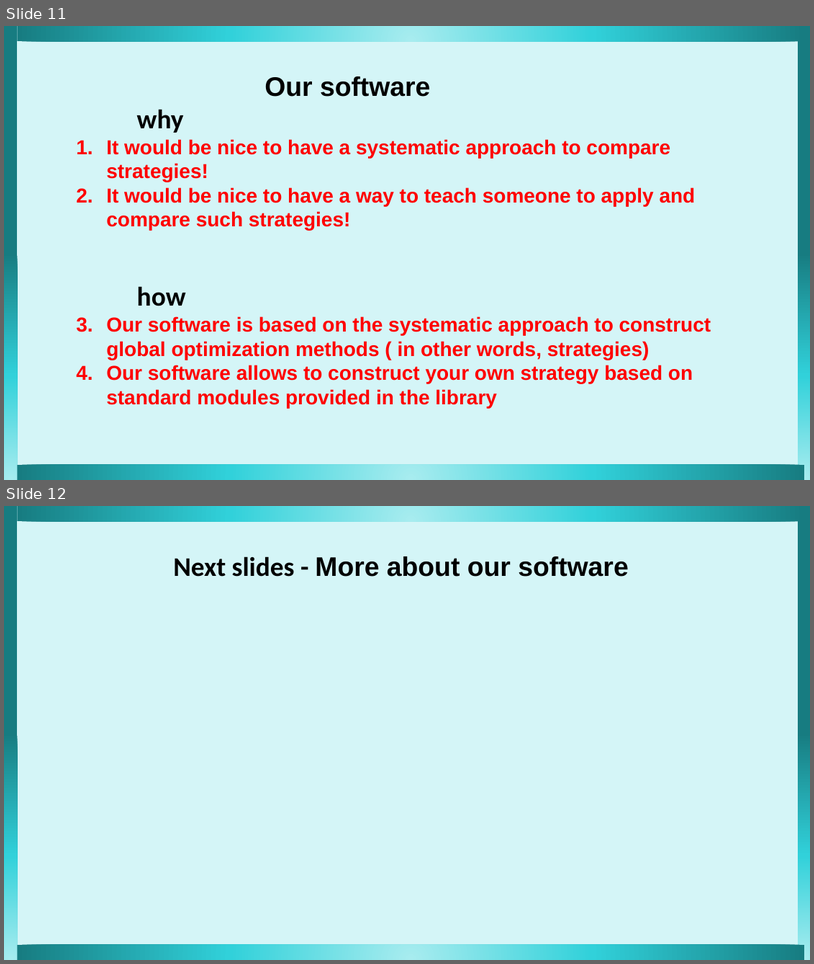
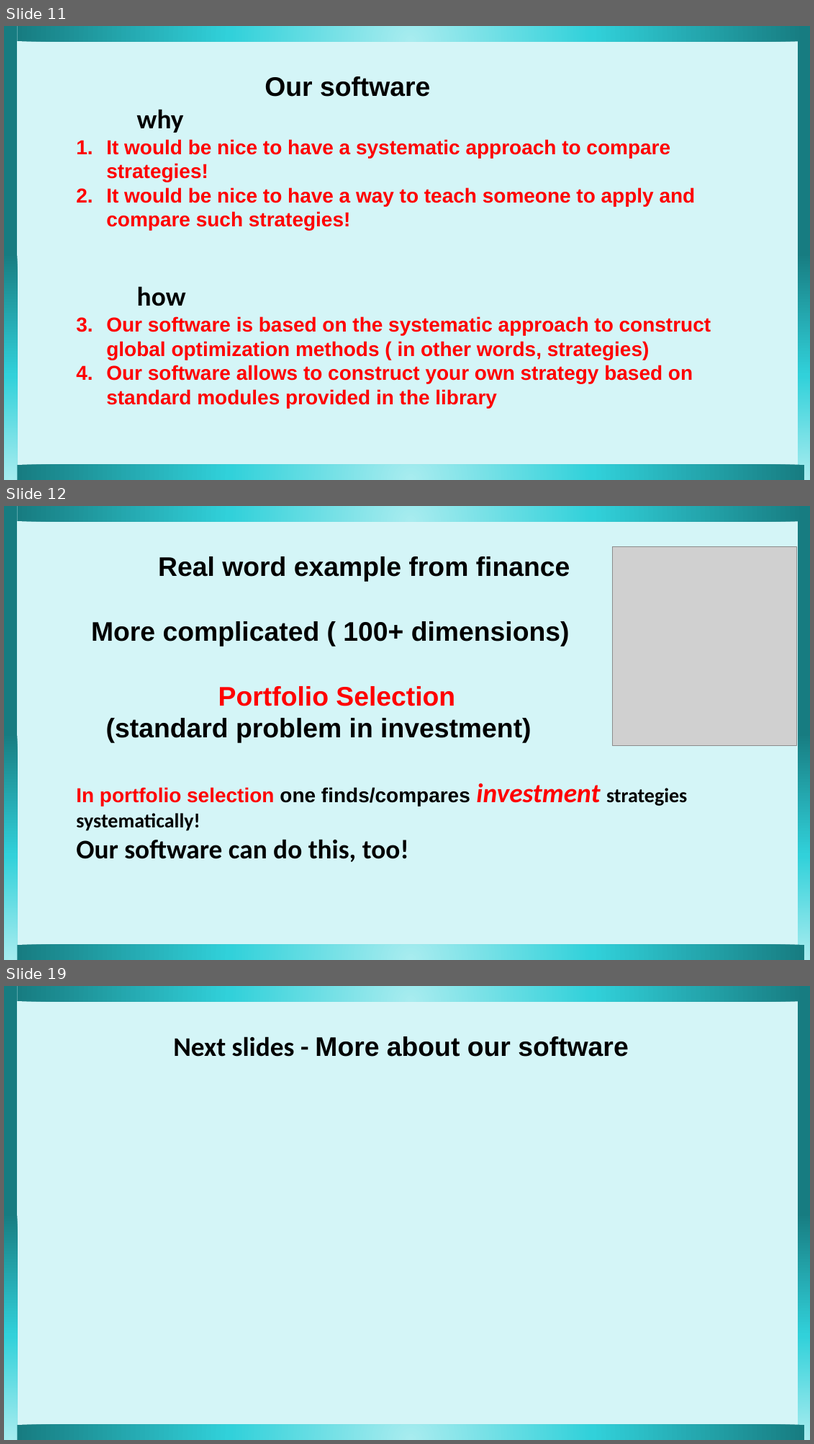
Before and after one commit to nadiakap/MinPy_edu, a slide deck: 2022-Scipy_presentation.pptx. Shown one above the other, each under a label of ours: slides 11 and 12 before the commit, slides 11, 12 and 19 after it; the slides between them are not shown. The pictures are 814x964 and 814x1444 pixels, drawn with LibreOffice and Linux fonts; fonts in the diff are those of the drawing; grey boxes stand for pictures. Boxes give left, top, right and bottom in pixels: in the first picture for what was removed or moved away, otherwise in the second. Text is boxed around its words. In the diff, an @@ line names an element or a change of style, - is before the commit and + after.

```diff
--- a/2022-Scipy_presentation.pptx
+++ b/2022-Scipy_presentation.pptx
@@ slide 12 added at bbox=[4, 506, 810, 960], background #D4F5F7 @@
@@ pentagon arrow added at bbox=[4, 506, 17, 960], fill gradient #A8ECEF to #31D1DA to #177C81 @@
@@ pentagon arrow added at bbox=[17, 506, 805, 521], fill gradient #A8ECEF to #31D1DA to #177C81 @@
@@ pentagon arrow added at bbox=[798, 506, 810, 960], fill gradient #A8ECEF to #31D1DA to #177C81 @@
@@ picture added at bbox=[612, 546, 797, 745] @@
@@ text added at bbox=[76, 556, 687, 862], 32 pt, text #000000, bold @@
+Real word example from finance
+More complicated ( 100+ dimensions)
+Portfolio Selection
+(standard problem in investment)
+In portfolio selection one finds/compares investment strategies systematically!
+Our software can do this, too!
@@ pentagon arrow added at bbox=[17, 944, 805, 960], fill gradient #A8ECEF to #31D1DA to #177C81 @@
@@ what was slide 12 is now slide 19 @@
```
Also in this commit, not shown: 8 other slides added, 1 other file.
